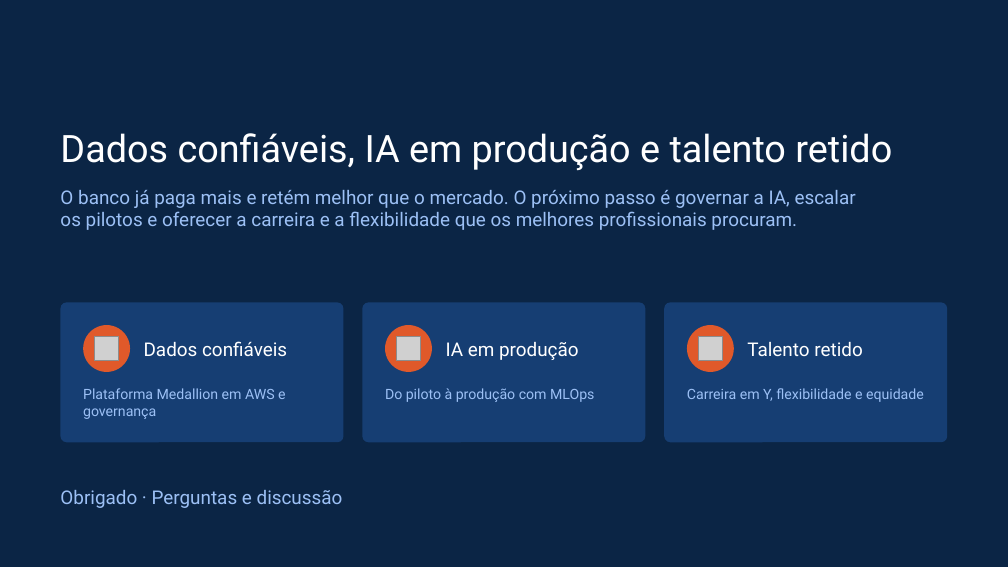
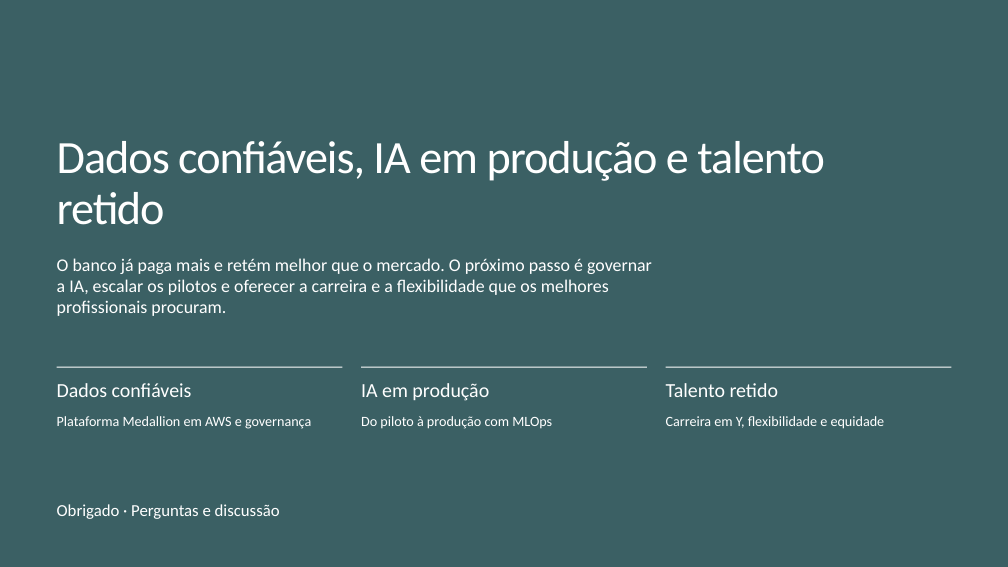
Before and after one commit to gabrielmzacharias-cloud/tech-challenge-fase3-state-of-data, a slide deck: slide 35 of entrega/TechChallenge_Fase3_DTAT.pptx. Drawn at 1008x567 pixels with LibreOffice and Linux fonts; fonts in the diff are those of the drawing; grey boxes stand for pictures. Boxes give left, top, right and bottom in pixels: in the first picture for what was removed or moved away, otherwise in the second. Text is boxed around its words. In the diff, an @@ line names an element or a change of style, - is before the commit and + after.

```diff
--- a/entrega/TechChallenge_Fase3_DTAT.pptx
+++ b/entrega/TechChallenge_Fase3_DTAT.pptx
@@ background #0B2545 to #3B6064 @@
@@ title "Dados confiáveis, IA em produção ...": place and size @@
-title "Dados confiáveis, IA em produção ..." at <box>60,133,892,171</box>
+title "Dados confiáveis, IA em produção ..." at <box>57,141,825,225</box>
@@ title "Dados confiáveis, IA em produção ..." at <box>57,141,825,225</box>: size 36 to 44 pt, font Roboto to Calibri, letter spacing 0 to -1 pt; line spacing 1 to 0.92 @@
@@ text "O banco já paga mais ...": place and size @@
-text "O banco já paga mais ..." at <box>60,190,856,230</box>
+text "O banco já paga mais ..." at <box>57,258,652,316</box>
@@ text "O banco já paga mais ..." at <box>57,258,652,316</box>: size 18 to 17 pt, font Roboto to Calibri, text colour #9CC0F5 to #FFFFFF @@
@@ ellipse removed at <box>83,325,130,372</box> @@
@@ rounded rectangle removed at <box>362,302,645,442</box> @@
@@ ellipse removed at <box>385,325,432,372</box> @@
@@ rounded rectangle removed at <box>665,302,948,442</box> @@
@@ ellipse removed at <box>687,325,734,372</box> @@
@@ picture removed at <box>95,337,119,361</box> @@
@@ picture removed at <box>396,337,420,361</box> @@
@@ picture removed at <box>699,337,723,361</box> @@
@@ size 18 to 19 pt, font Roboto to Calibri; vertical alignment middle to top in 3 elements at <box>666,383,778,397</box>, <box>361,383,489,401</box>, <box>57,383,192,397</box> @@
@@ text "Dados confiáveis": place and size @@
-text "Dados confiáveis" at <box>144,341,287,356</box>
+text "Dados confiáveis" at <box>57,383,192,397</box>
@@ rectangle: place and size @@
-rectangle at <box>60,302,343,442</box>
+rectangle at <box>57,367,343,368</box>
@@ rectangle at <box>57,367,343,368</box>: rounded rectangle to rectangle; fill #163E73 to #FFFFFF @@
@@ text "IA em produção": place and size @@
-text "IA em produção" at <box>446,342,579,360</box>
+text "IA em produção" at <box>361,383,489,401</box>
@@ rectangle added at <box>361,367,647,368</box>, fill #FFFFFF @@
@@ text "Talento retido": place and size @@
-text "Talento retido" at <box>747,342,862,356</box>
+text "Talento retido" at <box>666,383,778,397</box>
@@ rectangle added at <box>666,367,952,368</box>, fill #FFFFFF @@
@@ text "Plataforma Medallion em AWS e ...": place and size @@
-text "Plataforma Medallion em AWS e ..." at <box>83,388,286,419</box>
+text "Plataforma Medallion em AWS e ..." at <box>57,416,311,429</box>
@@ text "Do piloto à produção com ...": place and size @@
-text "Do piloto à produção com ..." at <box>385,388,594,402</box>
+text "Do piloto à produção com ..." at <box>361,416,552,429</box>
@@ font Roboto to Calibri, text colour #9CC0F5 to #FFFFFF in 3 elements at <box>361,416,552,429</box>, <box>57,416,311,429</box>, <box>666,416,885,429</box> @@
@@ text "Carreira em Y, flexibilidade e ...": place and size @@
-text "Carreira em Y, flexibilidade e ..." at <box>687,388,924,402</box>
+text "Carreira em Y, flexibilidade e ..." at <box>666,416,885,429</box>
@@ text "Obrigado · Perguntas e discussão": place and size @@
-text "Obrigado · Perguntas e discussão" at <box>60,490,343,508</box>
+text "Obrigado · Perguntas e discussão" at <box>57,504,280,519</box>
@@ text "Obrigado · Perguntas e discussão" at <box>57,504,280,519</box>: size 18 to 16 pt, font Roboto to Calibri, text colour #9CC0F5 to #FFFFFF @@
```
Also in this commit, not shown: 34 other slides changed, 6 other files.
